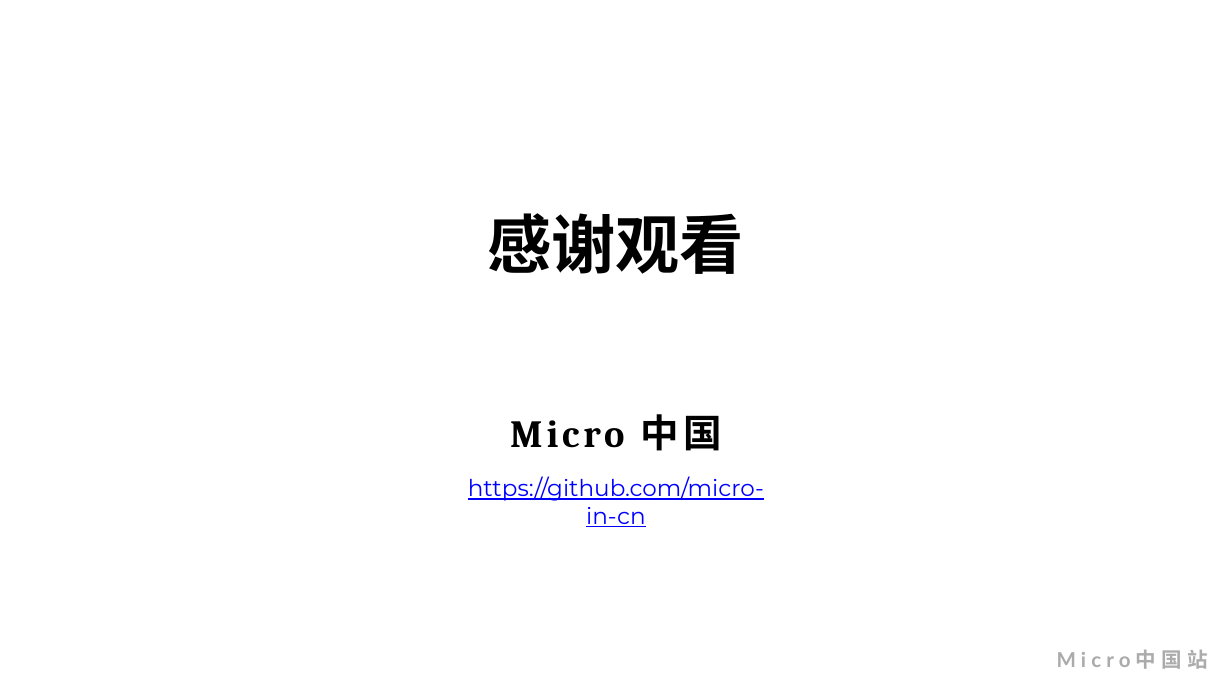
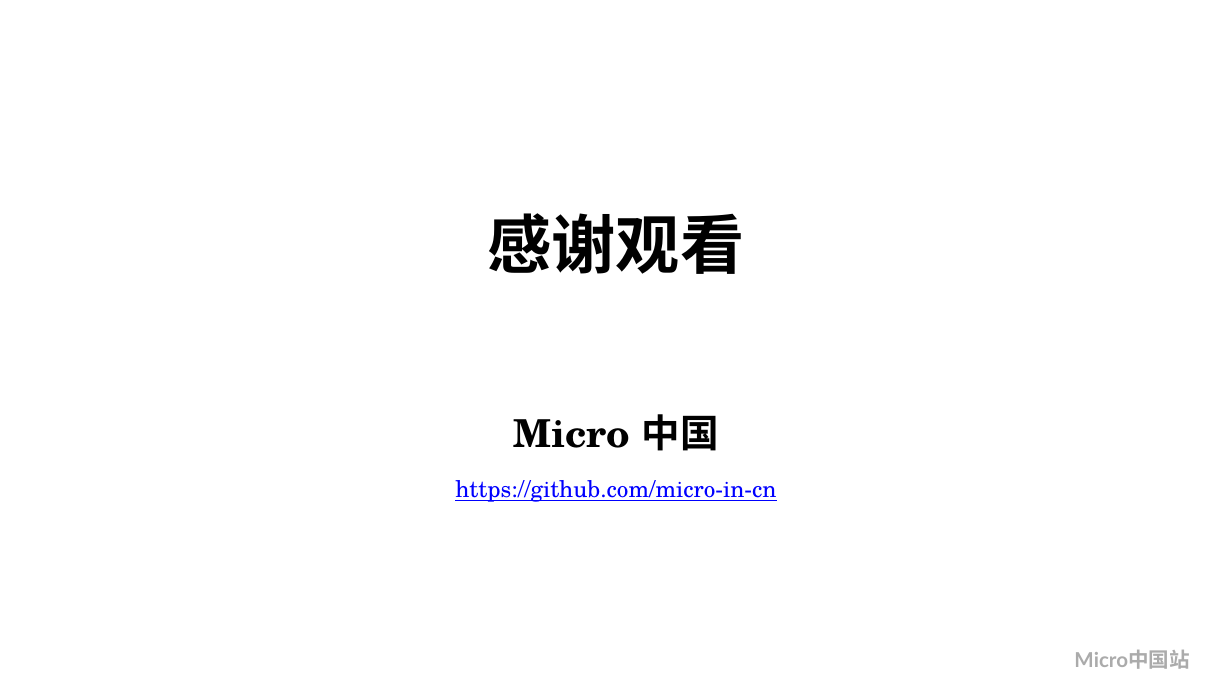
Before and after one commit to stack-labs/learning-videos, a slide deck: slide 6 of docs/Hello World/micro-hello-world.pptx. Drawn at 1232x693 pixels with LibreOffice and Linux fonts; fonts in the diff are those of the drawing; background and template pictures are left out. Boxes give left, top, right and bottom in pixels: in the first picture for what was removed or moved away, otherwise in the second. Text is boxed around its words. In the diff, an @@ line names an element or a change of style, - is before the commit and + after.

```diff
--- a/docs/Hello World/micro-hello-world.pptx
+++ b/docs/Hello World/micro-hello-world.pptx
@@ text "Micro 中国" at (513, 414, 718, 451): font Cambria to TeX Gyre Schola, letter spacing 6 to 0 pt @@
@@ text "https://github.com/micro-in-cn": place and size @@
-text "https://github.com/micro-in-cn" at (468, 476, 764, 527)
+text "https://github.com/micro-in-cn" at (455, 480, 776, 502)
@@ text "https://github.com/micro-in-cn" at (455, 480, 776, 502): font Montserrat to TeX Gyre Schola @@
@@ text "Micro中国站" at (1074, 650, 1189, 669): letter spacing 8 to 0 pt @@
```
Also in this commit, not shown: 5 other slides changed.
